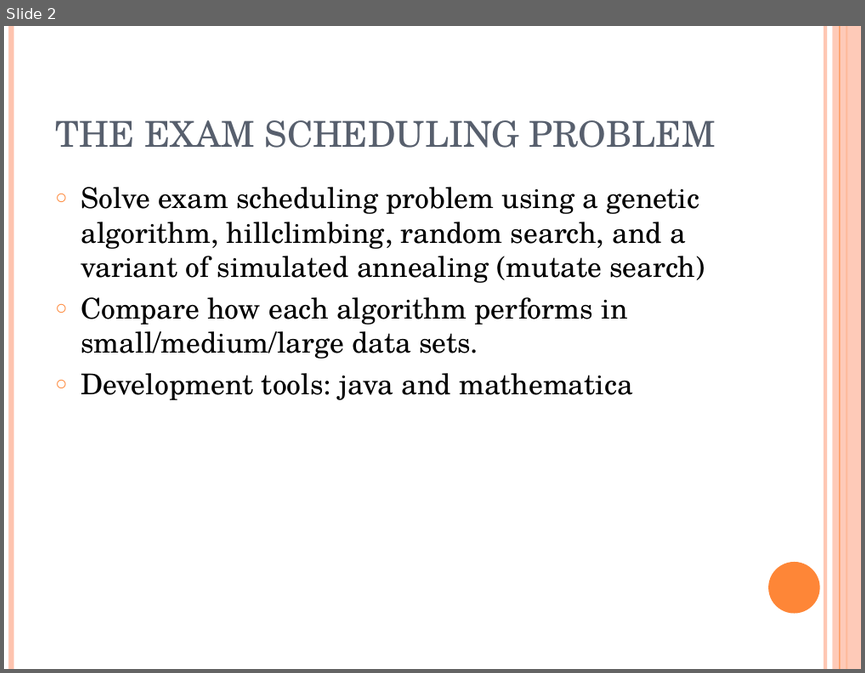
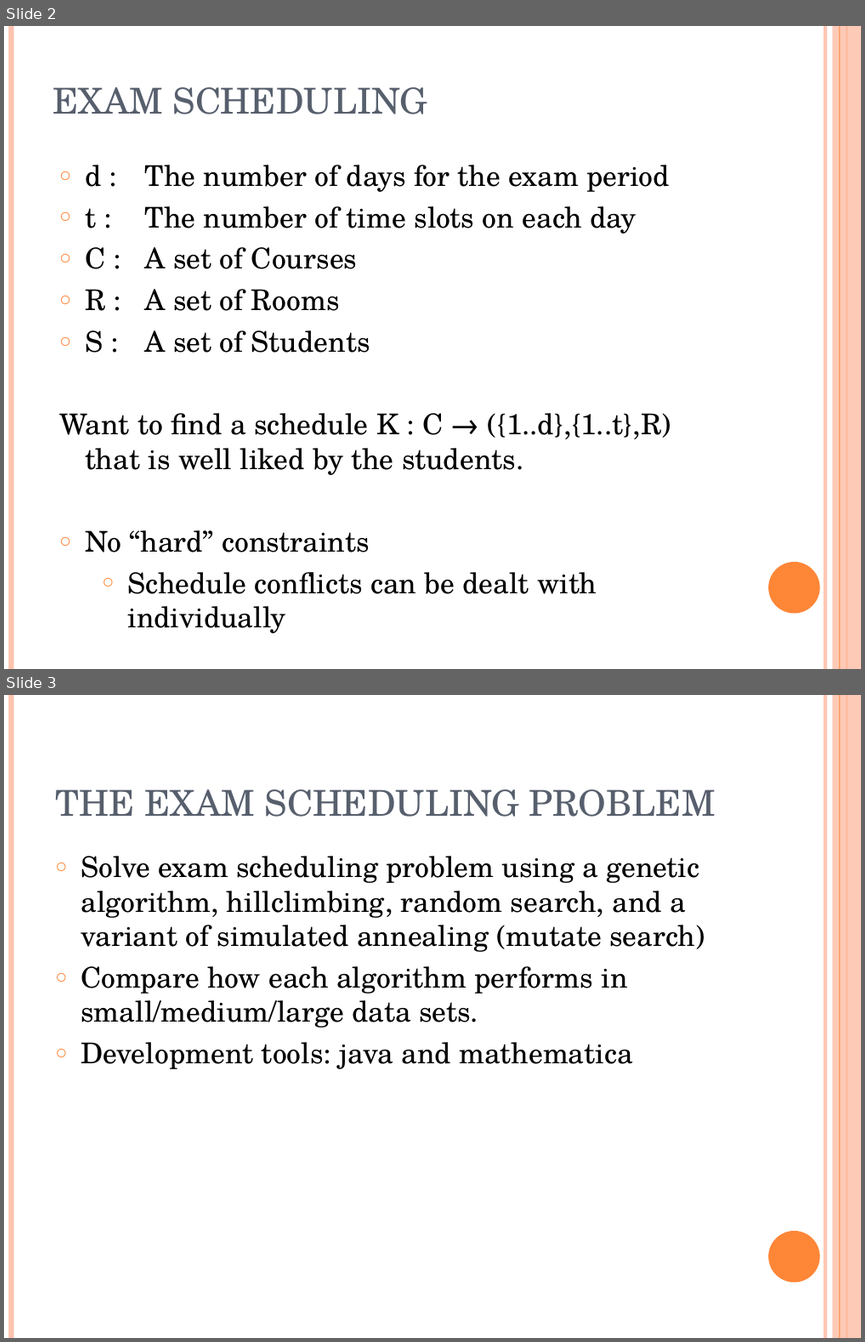
Before and after one commit to akokcam/csc384-genetic-algorithms-project, a slide deck: GA_TestBench/Data Files/presentation.ppt. Shown one above the other, each under a label of ours: slide 2 before the commit, slides 2 and 3 after it. The pictures are 865x673 and 865x1342 pixels, drawn with LibreOffice and Linux fonts; fonts in the diff are those of the drawing. Boxes give left, top, right and bottom in pixels: in the first picture for what was removed or moved away, otherwise in the second. Text is boxed around its words. In the diff, an @@ line names an element or a change of style, - is before the commit and + after.

```diff
--- a/GA_TestBench/Data Files/presentation.ppt
+++ b/GA_TestBench/Data Files/presentation.ppt
@@ slide 2 added at [4,26,861,669], background #FFFFFF; not listed: 6 template elements that a slide beside it also shows @@
@@ title added at [52,87,427,114], 30 pt, text #575F6D @@
+EXAM SCHEDULING
@@ text added at [59,165,671,633], 24 pt, text #000000 @@
+○ d : The number of days for the exam period
+○ t : The number of time slots on each day
+○ C : A set of Courses
+○ R : A set of Rooms
+○ S : A set of Students
+Want to find a schedule K : C → ({1..d},{1..t},R) that is well liked by the students.
+○ No “hard” constraints
+  ○ Schedule conflicts can be dealt with individually
@@ what was slide 2 is now slide 3 @@
```
Also in this commit, not shown: 8 slides changed, 8 other slides added, 7 slides removed, 1 other file.
